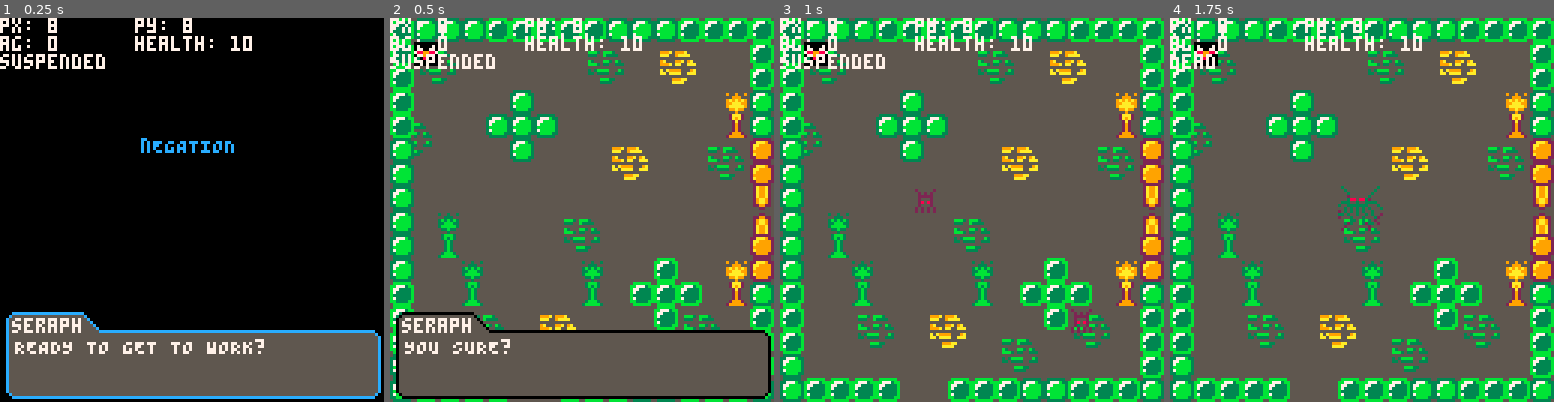
Above: before the commit, frames 1-4 (left to right).
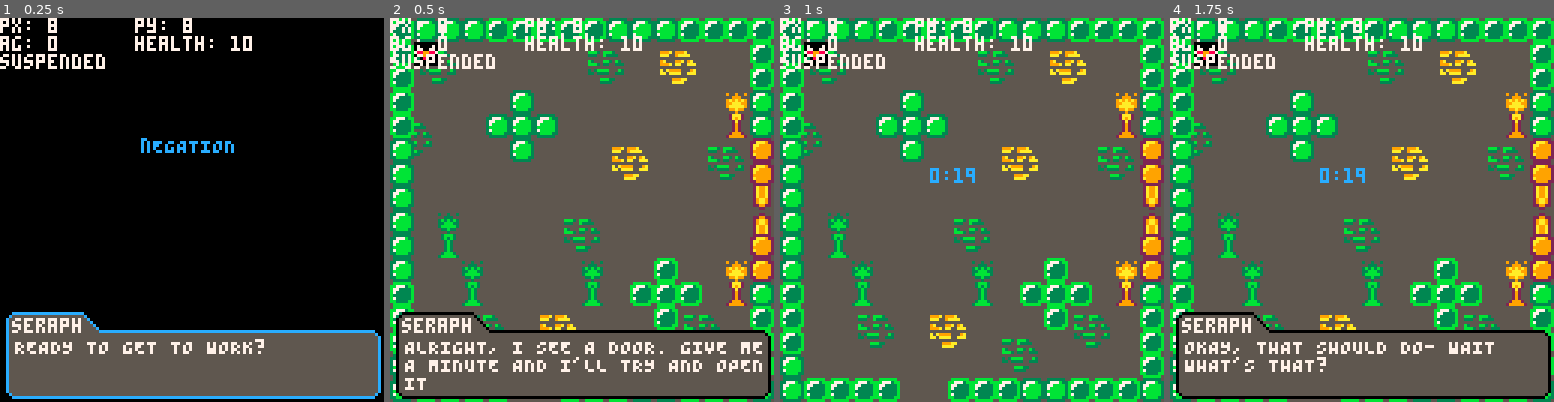
Above: after the commit, the same moments.

Repository: kbrewington/Negation
Game: PICO-8 cartridge negation.p8
Two runs of this game, one before a commit and one after it. Both use one fixed random seed, a clock stepped at 60 frames per second and the inputs below.
Inputs:
- Up to frame 1 (0.25 s): no input
- Up to frame 2 (0.5 s): tap X (X key) at 0.33 s
- Up to frame 3 (1 s): tap O (Z key) at 0.7 s
- Up to frame 4 (1.75 s): tap X (X key) at 1.07 s; hold Right from 1.6 s (still down); tap O (Z key) at 1.7 s

Frame 1 is identical in both runs. In frame 2, 2.3% of the frame differs, in the area x 3-97%, y 83-97%; in frame 3, 0.5%; in frame 4, 10%, in the area x 0-100%, y 9-100%.

Commit message:
Added monster spawning function. Also added a timer function. Where timer gets displayed is wrong but we'll work on it.

Diff:
--- a/negation.p8
+++ b/negation.p8
@@ -38,7 +38,6 @@
 map_.sx = 0
 map_.sy = 0
 
-titlescreen = true
 wait = {}
 wait.controls = false
 wait.dialog_finish = false
@@ -62,7 +61,8 @@
                   [c.up_arrow] = false,
                   [c.down_arrow] = false}
 
-basic_enemies = {}
+enemy_table  = {}
+enemy_spawned = {}
 player_bullets = {}
 enemy_bullets = {}
 
@@ -96,28 +96,23 @@
 --[[
   enemy object
 ]]
-function enemy(spawn_x, spawn_y)
+function enemy(spawn_x, spawn_y, type, time)
   local e = {}
-  e.sprite = 132
-  e.angle = 360
+  e.x = spawn_x
+  e.y = spawn_y
   e.speed = .35
-  e.x = (spawn_x or 20)
-  e.y = (spawn_y or 20)
-  e.hitbox = {['x'] = e.x,
-              ['y'] = e.y,
-              ['dx'] = e.x + 7,
-              ['dy'] = e.y + 7}
-  e.update_hitbox = function(x, y)
-                      e.hitbox.x = x
-                      e.hitbox.y = y
-                      e.hitbox.dx = x + 7
-                      e.hitbox.dy = y + 7
-                    end
+  e.time = time
+
+  if type == "basic" then
+    e.sprite = 132
+    e.angle = 360
+    e.speed = .35
+  end
+
   e.move = function()
               path = minimum_neighbor(node(e.x, e.y), node(player.x, player.y))
               e.x = path.x
               e.y = path.y
-              e.update_hitbox(e.x, e.y)
            end
 
   return e
@@ -442,10 +437,49 @@
   end
 end
 
+function spawnenemies()
+  for enemy in all(enemy_table) do
+    if time() - wait.start_time >= enemy.time then
+      add(enemy_spawned, enemy)
+      del(enemy_table, enemy)
+    end
+  end
+
+  if #enemy_table == 0 then
+    spawn_enmies = false
+    if not wait.timer then detect_killed_enemies = true end
+  end
+end
+
+function detect_kill_enemies()
+  if #enemy_spawned == 0 then
+    detect_killed_enemies = false
+    coresume(game)
+  end
+end
+
 function kill_all_enemies()
-  for e in all(basic_enemies) do
-    del(basic_enemies, e)
-    e = nil
+  for e in all(enemy_table) do
+    del(enemy_table, e)
+  end
+
+  for e in all(enemy_spawned) do
+    del(enemy_spawned, e)
+  end
+end
+
+function drawcountdown()
+  local countdown = flr((wait.start_time + wait.end_time) - time())
+  local hours = flr(countdown/3600);
+  local mins = flr(countdown/60 - (hours * 60));
+  local secs = flr(countdown - hours * 3600 - mins * 60);
+  if secs < 10 then secs = "0" .. secs end
+
+  print(mins .. ":" .. secs, 50, 50, 12)
+
+  if countdown == 0 then
+    wait.timer = false
+    coresume(game)
   end
 end
 
@@ -454,14 +488,13 @@
 ]]
 function dialog_seraph(dialog)
   wait.dialog_finish = true
-  local dialog = dialog or {}
+
   local bck_color = dialog.bck_color or 5
   local brd_color = dialog.brd_color or 0
   local fnt_color = dialog.fnt_color or 7
-
-  local d = dialog.text or "I WAS GOING TO SAY SOMETHING..BUT I FORGOT."
-
-  if titlescreen then
+  local d = dialog.text
+
+  if not titlescreen then
     rectfill(0, 0, 127, 127, 0)
     print("nEGATION", 47, 40, 12)
   end
@@ -513,11 +546,10 @@
   wait.controls = true
   yield()
 
-  titlescreen = false
-
-  -- TODO: delete this and make animation of being teleported in
+  titlescreen = true
+
   seraph = {}
-  seraph.text = "YOU SURE?"
+  seraph.text = "ALRIGHT, I SEE A DOOR. GIVE MEA MINUTE AND I'LL TRY AND OPENIT"
   drawdialog = true
   wait.controls = true
   yield()
@@ -526,17 +558,34 @@
   drawdialog = false
 
   -- probably function to start/control enemy spawning instead of just adding them here
-  add(basic_enemies, enemy(100, 100))
-  add(basic_enemies, enemy(48,60))
+  add(enemy_table, enemy(100, 100, "basic", 4))
+  add(enemy_table, enemy(50, 50, "basic", 4))
+
+  add(enemy_table, enemy(100, 100, "basic", 5))
+  add(enemy_table, enemy(50, 50, "basic", 5))
+
+  add(enemy_table, enemy(100, 100, "basic", 6))
+  add(enemy_table, enemy(50, 50, "basic", 6))
+
+  spawn_enmies = true
+  wait.start_time = time()
+  wait.timer = true
+  wait.end_time = 20
   yield()
 
   kill_all_enemies()
   seraph = {}
-  seraph.text = "BOSS INC!"
+  seraph.text = "OKAY, THAT SHOULD DO-"
   drawdialog = true
   wait.controls = true
   yield()
 
+  seraph = {}
+  seraph.text = "OKAY, THAT SHOULD DO- WAIT    WHAT'S THAT?"
+  drawdialog = true
+  wait.controls = true
+  yield()
+
   wait.controls = false
   drawdialog = false
 
@@ -549,10 +598,8 @@
 ---------------------------------- constructor ---------------------------------
 --------------------------------------------------------------------------------
 function _init()
-  --boss1 = boss(20, 20, 128)
-  --add(basic_enemies, enemy(40, 60))
-  --add(basic_enemies,exploder(50,70))
-  player.last_hit = time()
+  player.last_hit = time() - player.immune_time
+
   game = cocreate(gameflow)
   coresume(game)
 end --end _init()
@@ -663,20 +710,22 @@
   cls()
 
   map(0, 0, map_.sx, map_.sy, 128, 128)
+
   if (time() - player.last_hit) < player.immune_time and (time()%.5==0) then
       --
   else
     spr_r(player.sprite, player.x, player.y, player.angle, 1, 1)
-  end
-
-  for e in all(basic_enemies) do
+    if time() - player.last_hit <= 0 then player.last_hit = time() - player.immune_time end
+  end
+
+  for e in all(enemy_spawned) do
     -- this should never happen, but just in case:
-    delete_offscreen(basic_enemies, e)
+    delete_offscreen(enemy_spawned, e)
 
     -- check if this sprite has been shot
     for b in all(player_bullets) do
       if bullet_collision(e, b) then
-        del(basic_enemies, e)
+        del(enemy_spawned, e)
         e = nil
         break
       end
@@ -739,6 +788,10 @@
     print("GAME OVER", 48, 60, 8)
     stop()
   end
+
+  if spawn_enmies then spawnenemies() end
+  if detect_killed_enemies then detect_kill_enemies() end
+  if wait.timer then drawcountdown() end
 
   if drawdialog then dialog_seraph(seraph) end
 
